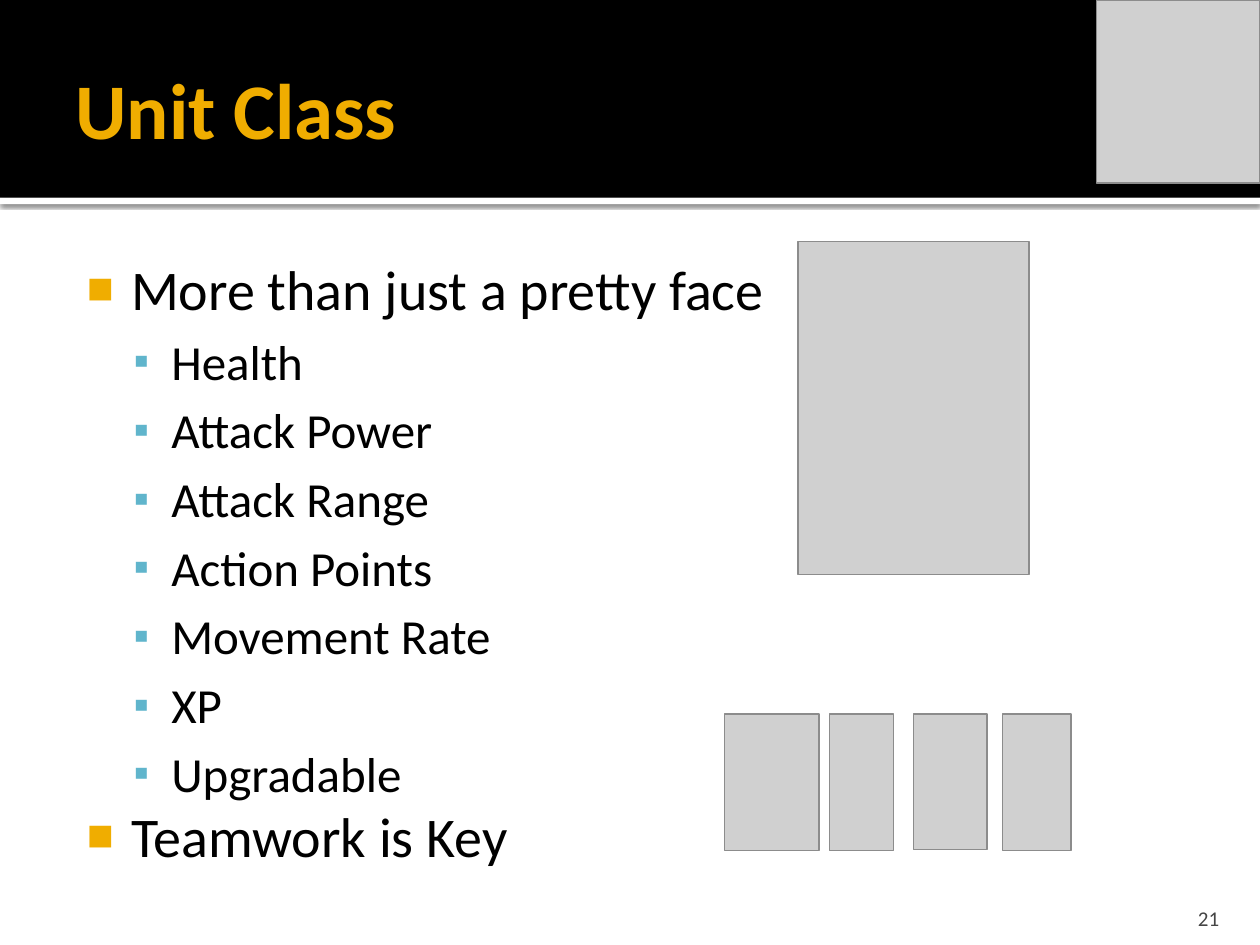
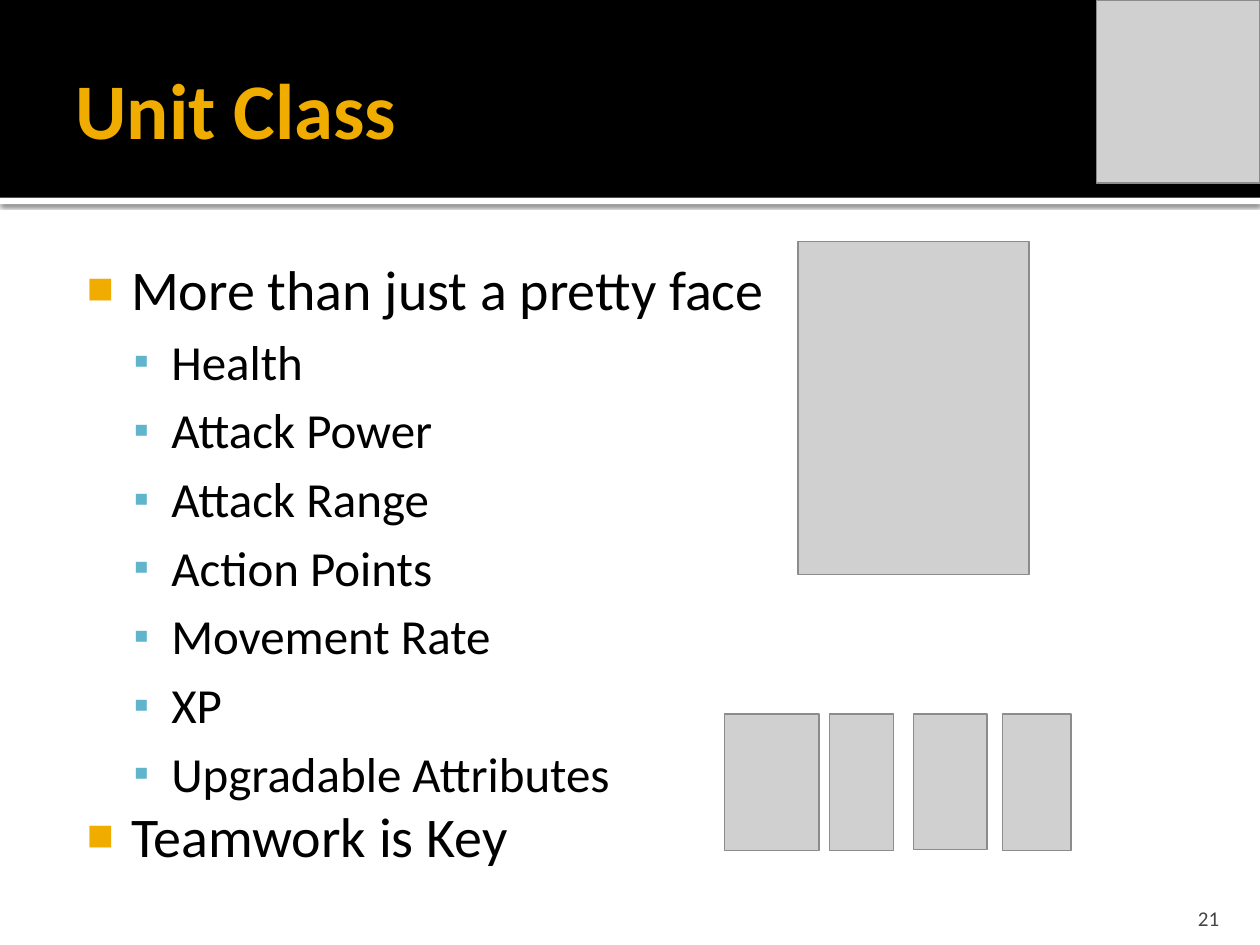
Before and after one commit to idxExtropy/duel-reality, a slide deck: slide 21 of Docs/DUEL REALITY .pptx. Drawn at 1260x945 pixels with LibreOffice and Linux fonts; fonts in the diff are those of the drawing; grey boxes stand for pictures. Boxes give left, top, right and bottom in pixels: in the first picture for what was removed or moved away, otherwise in the second. Text is boxed around its words. In the diff, an @@ line names an element or a change of style, - is before the commit and + after.

```diff
--- a/Docs/DUEL REALITY .pptx
+++ b/Docs/DUEL REALITY .pptx
@@ text at [171,758,609,801]: text changed @@
-  ▪ Upgradable
+  ▪ Upgradable Attributes
```
Also in this commit, not shown: 6 other slides changed, 1 slide added.
